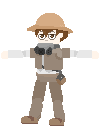
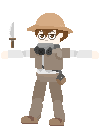
Comparing the layer stacks of the two 100px x 140px images. Changes:
renamed "Rleg1" to "knife", painted on it over (x1=9, y1=22, x2=16, y2=48)
